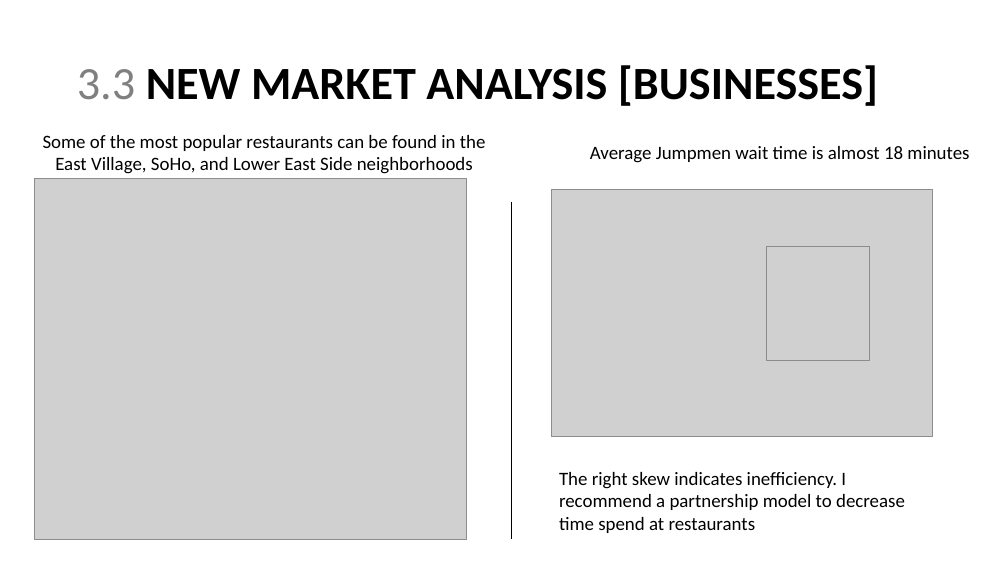
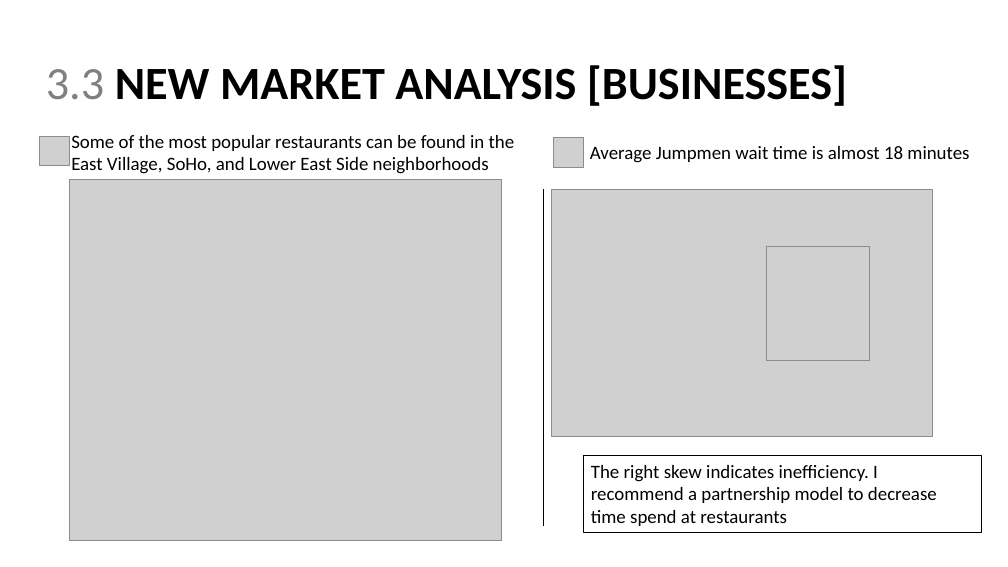
Before and after one commit to sstarkjr/PM_MarketAnalysis, a slide deck: slide 9 of Stephen_Stark_Analysis.pptx. Drawn at 1008x567 pixels with LibreOffice and Linux fonts; fonts in the diff are those of the drawing; grey boxes stand for pictures. Boxes give left, top, right and bottom in pixels: in the first picture for what was removed or moved away, otherwise in the second. Text is boxed around its words. In the diff, an @@ line names an element or a change of style, - is before the commit and + after.

```diff
--- a/Stephen_Stark_Analysis.pptx
+++ b/Stephen_Stark_Analysis.pptx
@@ title "3.3 NEW MARKET ANALYSIS [BUSINESSES]": place and size @@
-title "3.3 NEW MARKET ANALYSIS [BUSINESSES]" at [77, 65, 878, 106]
+title "3.3 NEW MARKET ANALYSIS [BUSINESSES]" at [46, 65, 847, 106]
@@ picture added at [39, 136, 69, 166] @@
@@ text "Some of the most popular ...": place and size @@
-text "Some of the most popular ..." at [43, 135, 486, 174]
+text "Some of the most popular ..." at [71, 135, 515, 174]
@@ text "Some of the most popular ..." at [71, 135, 515, 174]: alignment centre to left @@
@@ picture added at [554, 138, 584, 167] @@
@@ picture: place and size @@
-picture at [34, 179, 467, 540]
+picture at [70, 180, 502, 541]
@@ line moved from (512, 202) - (512, 539) to (543, 190) - (543, 526) @@
@@ rectangle "The right skew indicates inefficiency. ...": place and size @@
-rectangle "The right skew indicates inefficiency. ..." at [559, 472, 905, 533]
+rectangle "The right skew indicates inefficiency. ..." at [584, 455, 982, 532]
@@ rectangle "The right skew indicates inefficiency. ..." at [584, 455, 982, 532]: outline none to #000000 0.25 pt @@
```
Also in this commit, not shown: 14 other slides changed, 4 slides added, 5 slides removed, 1 other file.
